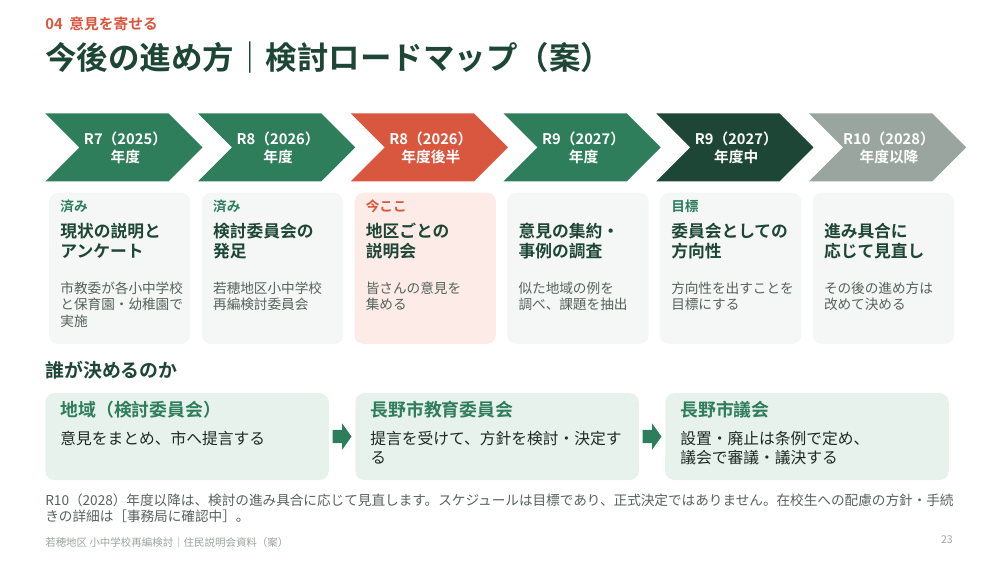
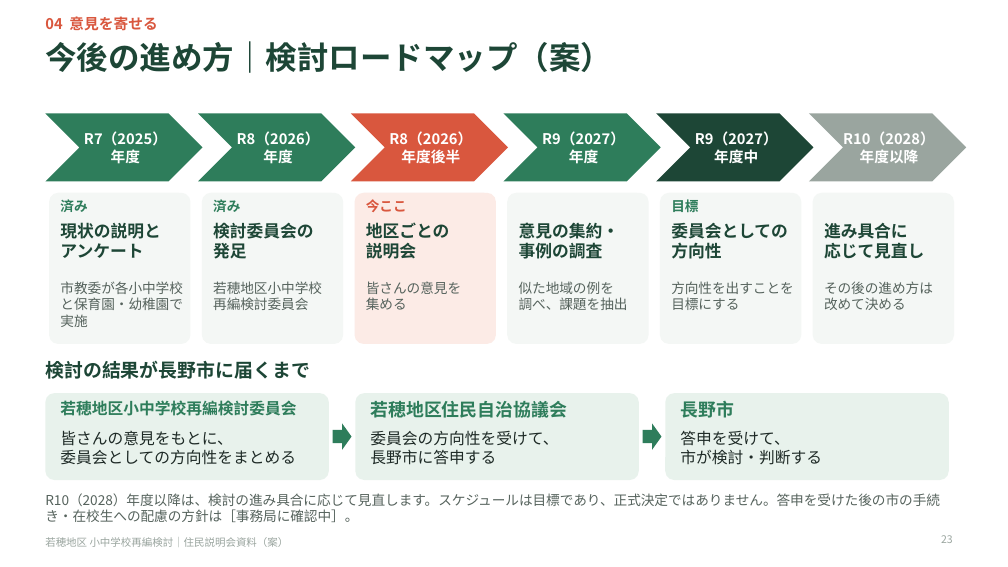
Before and after one commit to Masaki12008/GS, a slide deck: slide 23 of output/若穂地区_住民説明会資料_配布用短縮版.pptx. Drawn at 1008x567 pixels with LibreOffice and Linux fonts; fonts in the diff are those of the drawing. Boxes give left, top, right and bottom in pixels: in the first picture for what was removed or moved away, otherwise in the second. Text is boxed around its words. In the diff, an @@ line names an element or a change of style, - is before the commit and + after.

```diff
--- a/output/若穂地区_住民説明会資料_配布用短縮版.pptx
+++ b/output/若穂地区_住民説明会資料_配布用短縮版.pptx
@@ text at (45, 361, 310, 379): text changed @@
-誰が決めるのか
+検討の結果が長野市に届くまで
@@ text at (60, 400, 296, 416): text changed; size 17 to 15 pt @@
-地域（検討委員会）
+若穂地区小中学校再編検討委員会
@@ text at (370, 401, 567, 418): text changed @@
-長野市教育委員会
+若穂地区住民自治協議会
@@ text at (680, 401, 734, 418): text changed @@
-長野市議会
+長野市
@@ text at (60, 430, 296, 465): text changed @@
-意見をまとめ、市へ提言する
+皆さんの意見をもとに、
+委員会としての方向性をまとめる
@@ text at (370, 431, 558, 465): text changed @@
-提言を受けて、方針を検討・決定する
+委員会の方向性を受けて、
+長野市に答申する
@@ text at (680, 431, 822, 465): text changed @@
-設置・廃止は条例で定め、
-議会で審議・議決する
+答申を受けて、
+市が検討・判断する
@@ text at (45, 493, 940, 522): text changed @@
-R10（2028）年度以降は、検討の進み具合に応じて見直します。スケジュールは目標であり、正式決定ではありません。在校生への配慮の方針・手続きの詳細は［事務局に確認中］。
+R10（2028）年度以降は、検討の進み具合に応じて見直します。スケジュールは目標であり、正式決定ではありません。答申を受けた後の市の手続き・在校生への配慮の方針は［事務局に確認中］。
```
Also in this commit, not shown: 7 other files.
